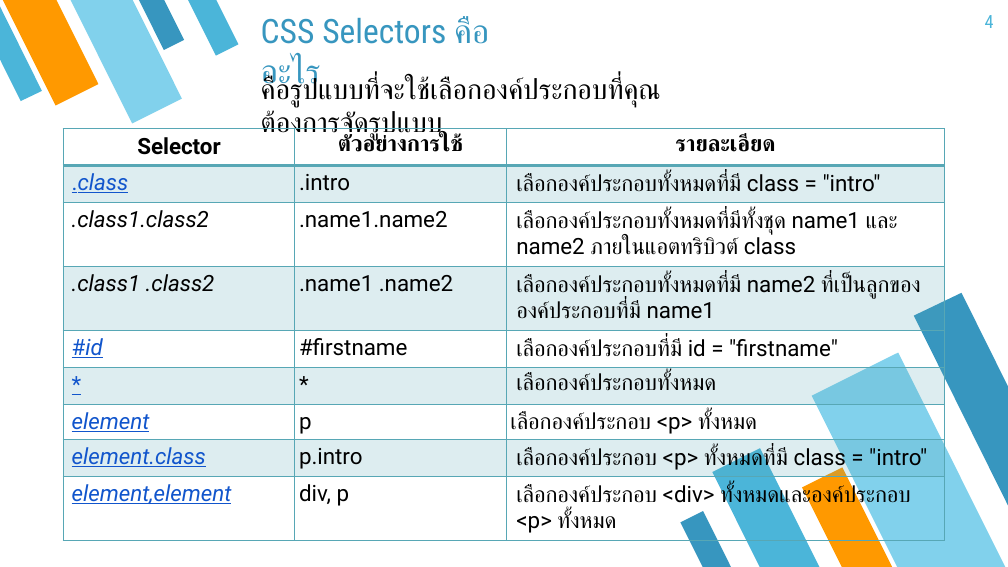
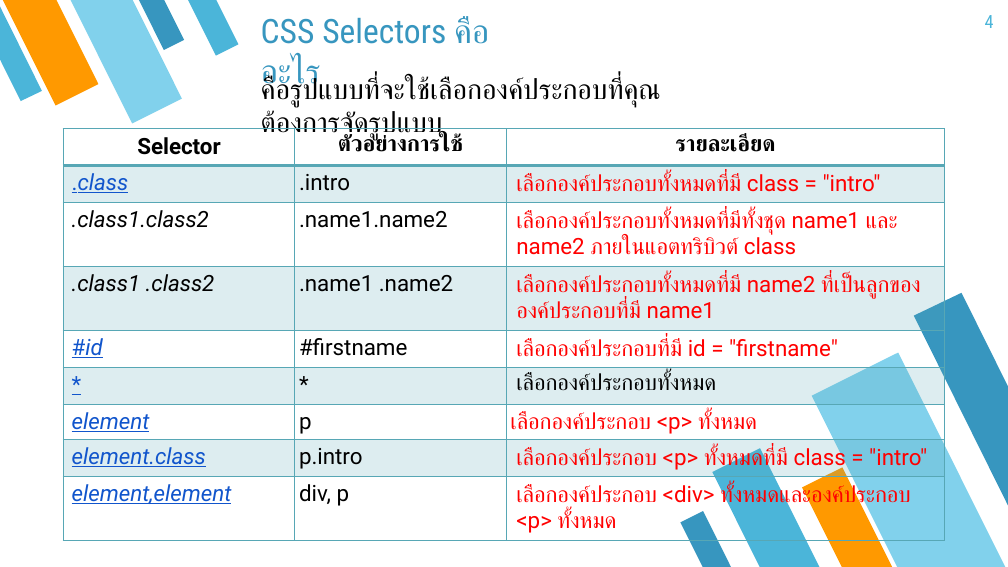
Before and after one commit to tinnakorn03/html5css3.code, a slide deck: slide 4 of file/CSS3.pptx. Drawn at 1008x567 pixels with LibreOffice and Linux fonts; fonts in the diff are those of the drawing. Boxes give left, top, right and bottom in pixels: in the first picture for what was removed or moved away, otherwise in the second. Text is boxed around its words. In the diff, an @@ line names an element or a change of style, - is before the commit and + after.

```diff
--- a/file/CSS3.pptx
+++ b/file/CSS3.pptx
@@ table at box(64, 129, 946, 537) @@
@@ text colour #000000 to #FF0000 in "เลือกองค์ประกอบทั้งหมดที่มี class = "intro"", "เลือกองค์ประกอบทั้งหมดที่มีทั้งชุด name1 และ name2 ภายในแอตท ...", "เลือกองค์ประกอบทั้งหมดที่มี name2 ที่เป็นลูกขององค์ประกอบที่ ...", "เลือกองค์ประกอบที่มี id = "firstname"" and 3 more places @@
```
Also in this commit, not shown: 11 other slides changed, 4 slides removed, 8 other files.
